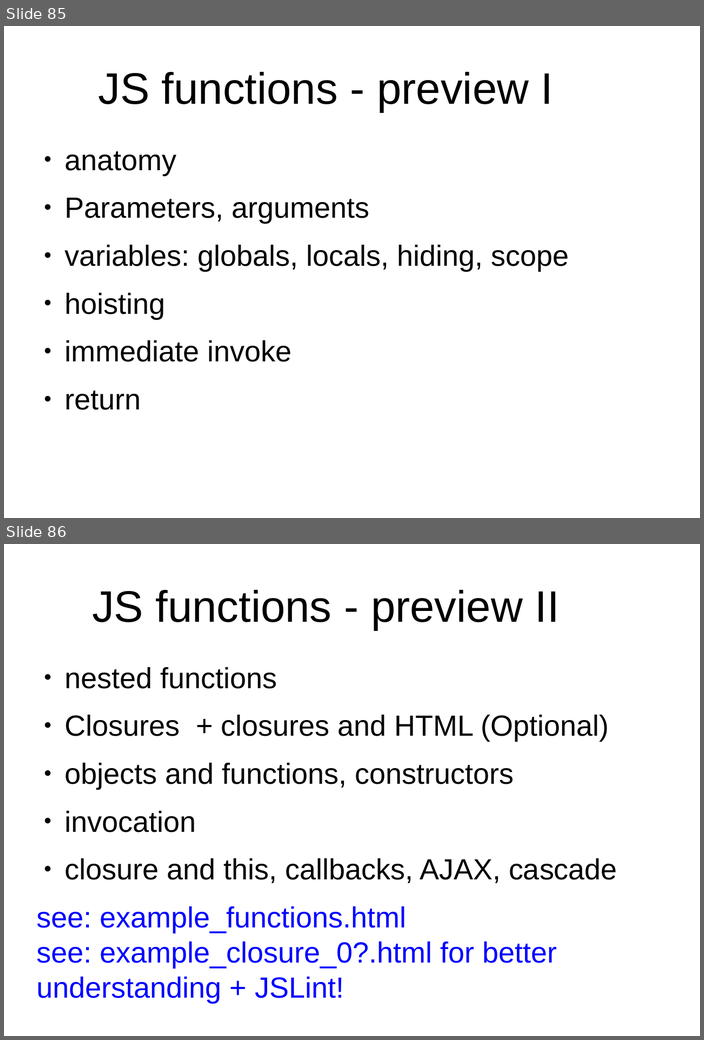
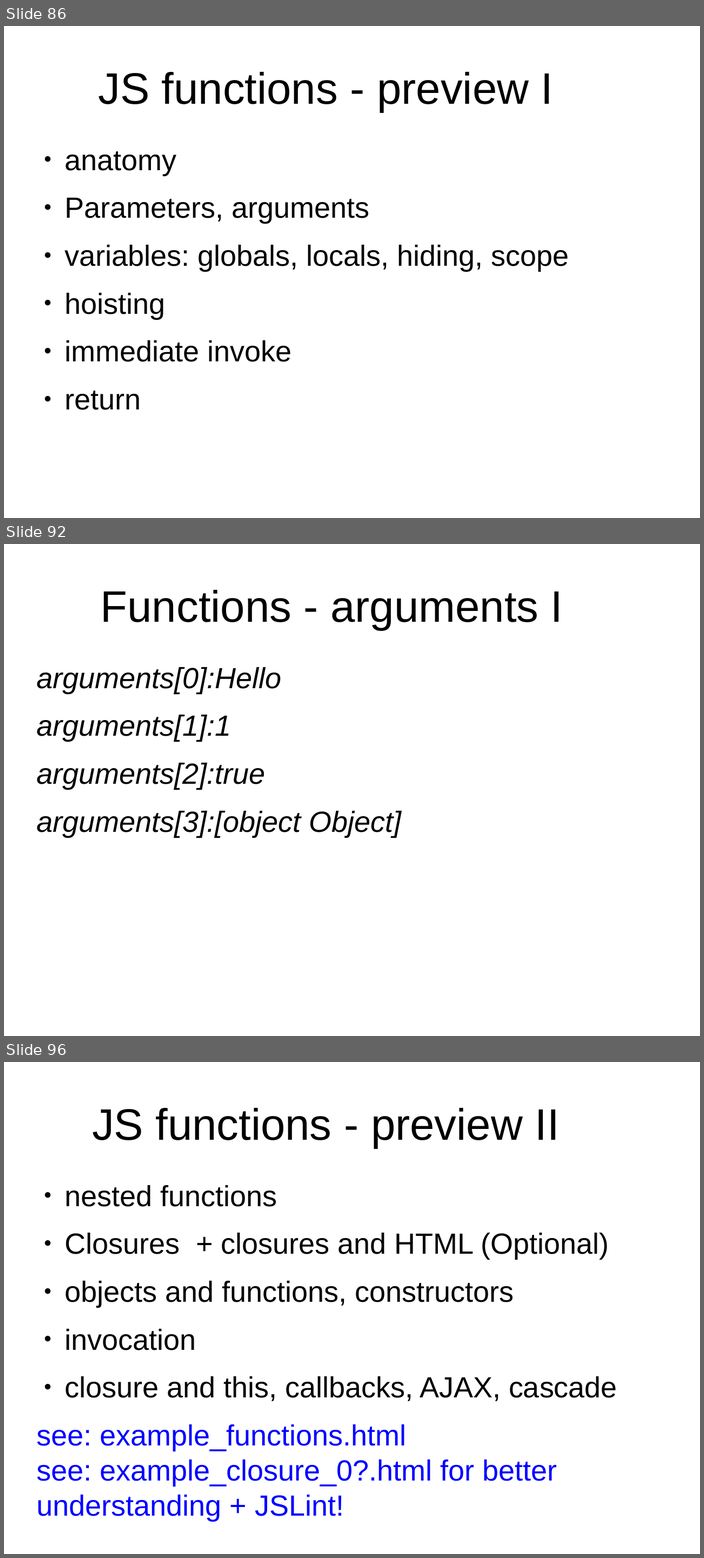
Before and after one commit to peterborkuti/other, a slide deck: JavaScriptBasics/jsbasics-slide.odp. Shown one above the other, each under a label of ours: slides 85 and 86 before the commit, slides 86, 92 and 96 after it; the slides between them are not shown. The pictures are 704x1040 and 704x1558 pixels, drawn with LibreOffice and Linux fonts; fonts in the diff are those of the drawing; background and template pictures are left out. Boxes give left, top, right and bottom in pixels: in the first picture for what was removed or moved away, otherwise in the second. Text is boxed around its words. In the diff, an @@ line names an element or a change of style, - is before the commit and + after.

Commit message:
function impress 01

```diff
--- a/JavaScriptBasics/jsbasics-slide.odp
+++ b/JavaScriptBasics/jsbasics-slide.odp
@@ slide 92 added at box(4, 544, 700, 1036), background #FFFFFF @@
@@ title added at box(101, 590, 563, 630), 53.3 pt, text #000000 @@
+Functions - arguments I
@@ text added at box(37, 667, 401, 837), 35.3 pt, text #000000, italic @@
+arguments[0]:Hello
+arguments[1]:1
+arguments[2]:true
+arguments[3]:[object Object]
@@ what was slide 85 is now slide 86 @@
@@ what was slide 86 is now slide 96 @@
```
Also in this commit, not shown: 12 slides changed, 9 other slides added, 1 other file.
